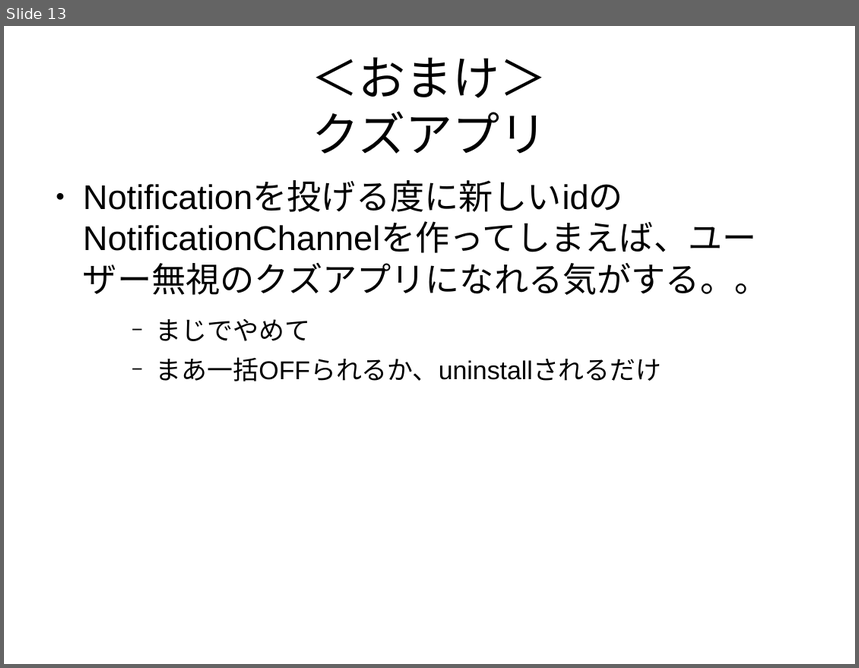
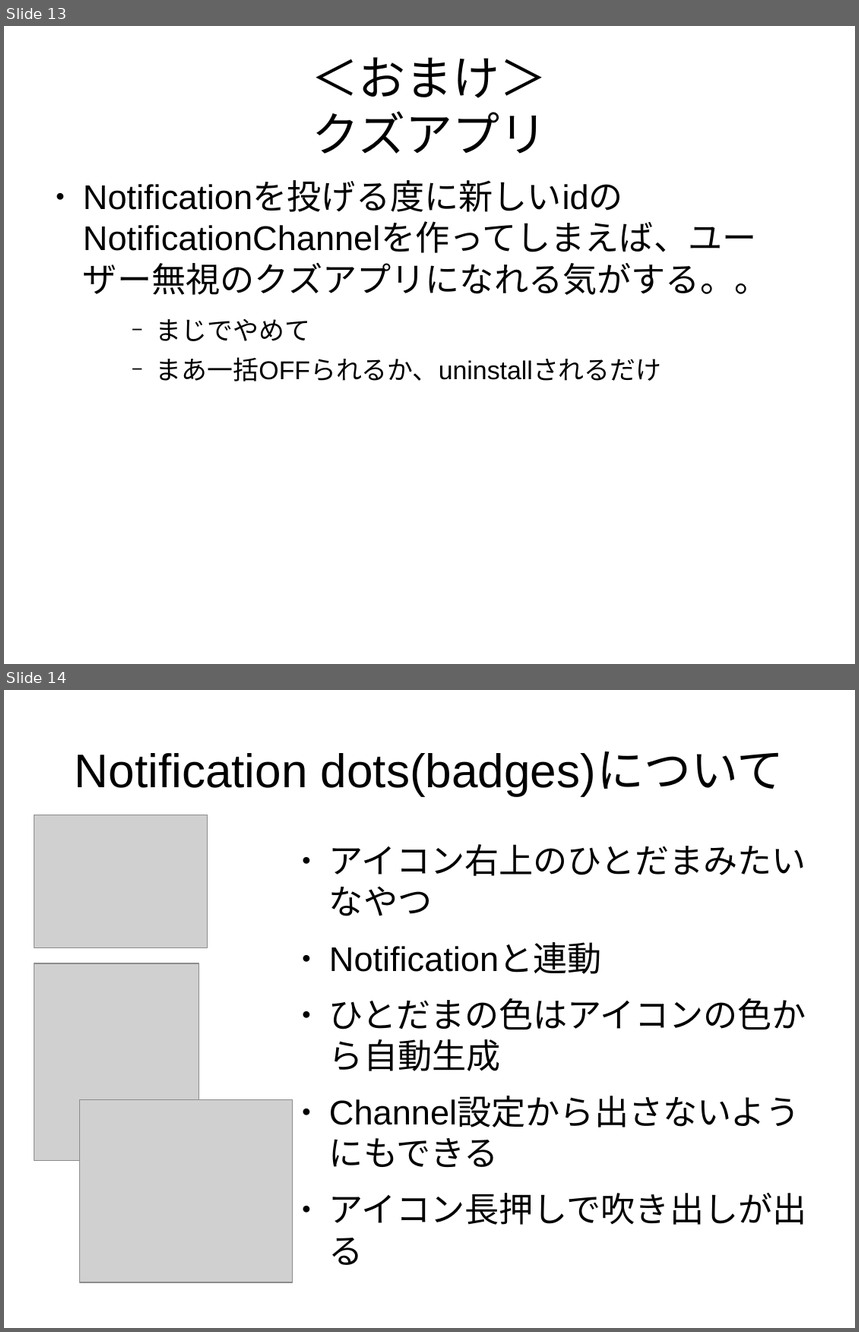
Before and after one commit to tmhouse/TestNotificationChannelSample, a slide deck: NotificationChannelについて.odp. Shown one above the other, each under a label of ours: slide 13 before the commit, slides 13 and 14 after it. The pictures are 859x668 and 859x1332 pixels, drawn with LibreOffice and Linux fonts; fonts in the diff are those of the drawing; grey boxes stand for pictures. Boxes give left, top, right and bottom in pixels: in the first picture for what was removed or moved away, otherwise in the second. Text is boxed around its words. In the diff, an @@ line names an element or a change of style, - is before the commit and + after.

```diff
--- a/NotificationChannelについて.odp
+++ b/NotificationChannelについて.odp
@@ slide 14 added at bbox=[4, 690, 855, 1328], background #FFFFFF @@
@@ title added at bbox=[75, 752, 785, 796], 44 pt, text #000000 @@
+Notification dots(badges)について
@@ picture added at bbox=[34, 815, 207, 948] @@
@@ text added at bbox=[329, 844, 807, 1265], 32 pt, text #000000 @@
+● アイコン右上のひとだまみたいなやつ
+● Notificationと連動
+● ひとだまの色はアイコンの色から自動生成
+● Channel設定から出さないようにもできる
+● アイコン長押しで吹き出しが出る
@@ picture added at bbox=[34, 964, 199, 1160] @@
@@ picture added at bbox=[80, 1100, 293, 1283] @@
```
Also in this commit, not shown: 5 slides changed, 3 other slides added.
